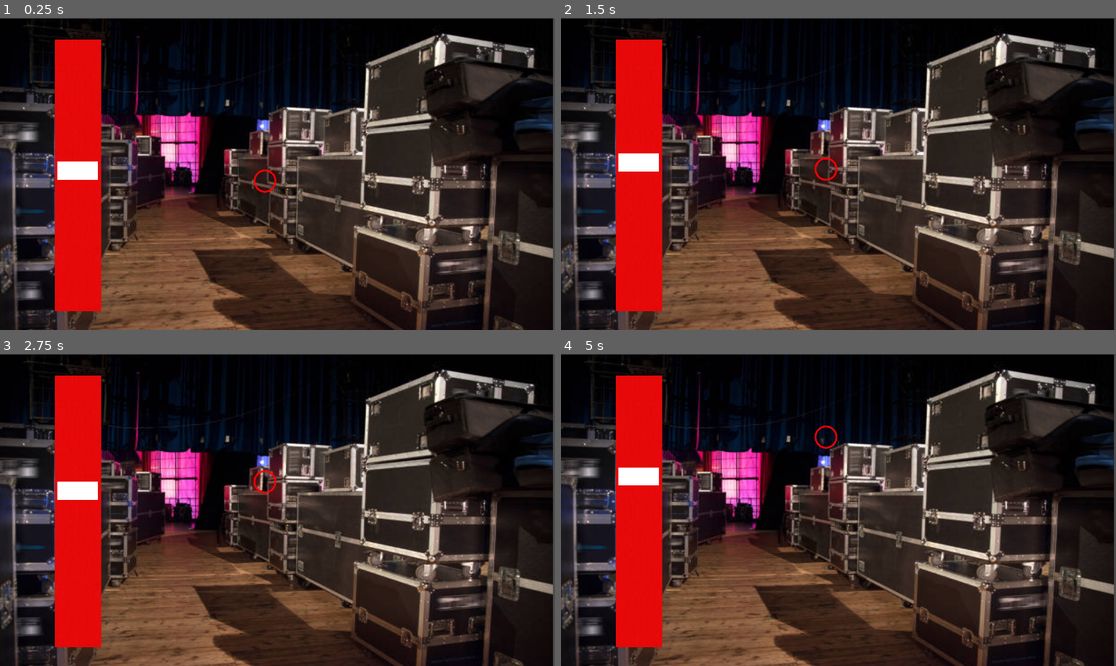
Above: before the commit, frames 1-4 (two rows, left to right).
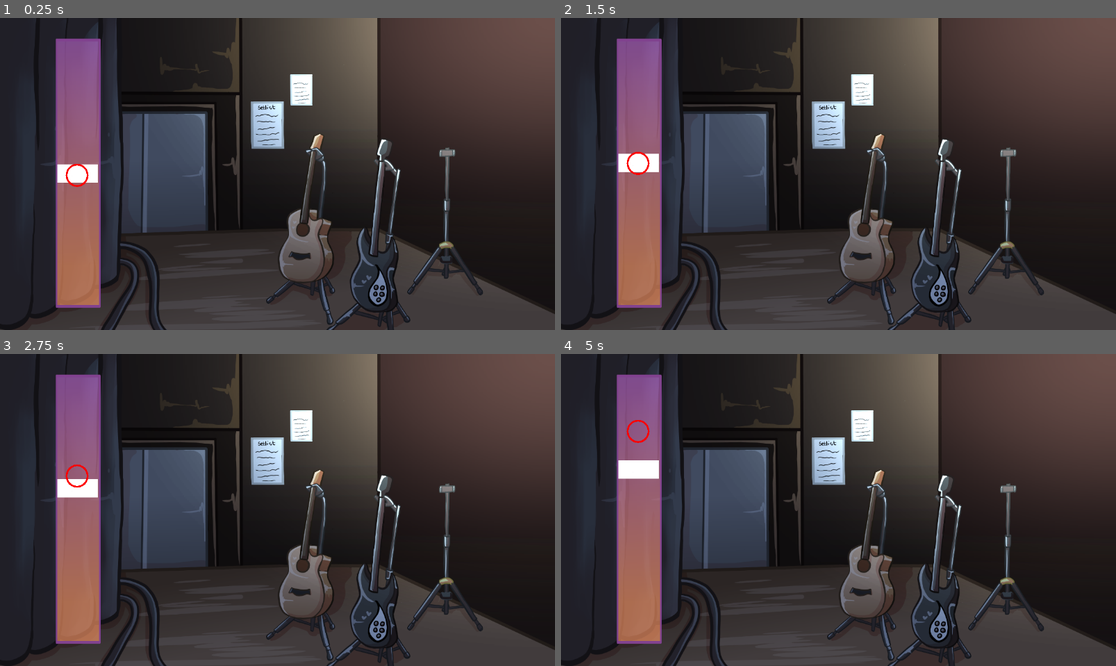
Above: after the commit, the same moments.

Repository: authenticBloodshed/RecklessRoadie
Game: Godot game, scene res://Minigame.tscn
The game is run twice, just before and just after one commit, with the same random seed, the same clock (stepped at 60 frames per second) and the same inputs.
Inputs (mouse positions are in pixels of both pictures, inside the frame that each line leads up to):
- Up to frame 1 (0.25 s): no input
- Up to frame 2 (1.5 s): move the mouse to (960, 158) at 0.52 s; click (960, 158) at 0.77 s; move the mouse to (727, 189) at 1.27 s
- Up to frame 3 (2.75 s): click (166, 525) at 1.52 s; move the mouse to (333, 441) at 2.02 s
- Up to frame 4 (5 s): move the mouse to (810, 572) at 2.77 s; click (810, 572) at 3.02 s; move the mouse to (1005, 556) at 3.52 s; click (1005, 556) at 3.77 s; move the mouse to (672, 463) at 4.27 s; click (672, 463) at 4.52 s

The runs differ from the first frame. In frame 1, 74% of the frame differs, in the area x 0-100%, y 0-100%; in frame 2, 74%; in frame 3, 74%; in frame 4, 74%.

Commit message:
replaced placeholder assets, tweaked code

Diff:
--- a/Introduction To Godot/Minigame.tscn
+++ b/Introduction To Godot/Minigame.tscn
@@ -1,34 +1,58 @@
-[gd_scene load_steps=10 format=3 uid="uid://b8lg3dxh6xjmh"]
+[gd_scene load_steps=11 format=3 uid="uid://b8lg3dxh6xjmh"]
 
-[ext_resource type="Texture2D" uid="uid://nafkjj5m1h7q" path="res://backstage.jpg" id="1_jss84"]
+[ext_resource type="Texture2D" uid="uid://dyrsifpib1p31" path="res://backstagedarknoguitar.png" id="1_xg5x0"]
 [ext_resource type="Script" path="res://Player.gd" id="2_l1et3"]
 [ext_resource type="Texture2D" uid="uid://dpted78kifhjw" path="res://pngimg.com - circle_PNG49.png" id="2_o50nc"]
-[ext_resource type="Texture2D" uid="uid://bsgigqcxnjcoq" path="res://red square.jpg" id="4_12hys"]
 [ext_resource type="Texture2D" uid="uid://bbew7vrtkuahg" path="res://square.png" id="4_baiss"]
 [ext_resource type="Script" path="res://Target.gd" id="5_l3ho7"]
+[ext_resource type="Texture2D" uid="uid://bc0kpcm4syh5g" path="res://luz_png__1__by_martismiler_d5u57b9-fullview.png" id="7_k8dnp"]
+[ext_resource type="Texture2D" uid="uid://b1i2o8gnpc3ts" path="res://bar.png" id="8_jl3x0"]
+
+[sub_resource type="OccluderPolygon2D" id="OccluderPolygon2D_elyw1"]
+polygon = PackedVector2Array(-150.002, -84.2262, -150.002, -74.1071, -150.002, -57.4405, -150.002, -34.2262, -150.002, -4.16667, -150.002, 17.8571, -150.002, 39.5833, -150.002, 72.619, -150.002, 83.9286, 146.877, 83.9286, 150.002, 83.9286, 150.002, 78.5714, 150.002, 70.5357, 150.002, 63.9881, 150.002, 55.3571, 150.002, 46.7262, 150.002, 37.5, 150.002, 31.5476, 150.002, 22.0238, 150.002, 13.3929, 150.002, 4.7619, 150.002, -3.57143, 150.002, -17.2619, 150.002, -27.6786, 150.002, -37.7976, 150.002, -48.2143, 150.002, -56.25, 150.002, -66.6667, 150.002, -76.4881, 150.002, -83.9286, -3.12506, -83.9286, -121.877, -83.9286)
+
+[sub_resource type="RectangleShape2D" id="RectangleShape2D_m5cec"]
+size = Vector2(198.89, 200.671)
 
 [sub_resource type="CircleShape2D" id="CircleShape2D_tedlw"]
 radius = 24.0
 
-[sub_resource type="RectangleShape2D" id="RectangleShape2D_5ppky"]
-size = Vector2(300.004, 2.85718)
-
-[sub_resource type="RectangleShape2D" id="RectangleShape2D_m5cec"]
-size = Vector2(198.89, 200.671)
-
 [node name="MinigameScene" type="Node2D"]
 
 [node name="Background" type="Sprite2D" parent="."]
-position = Vector2(579, 323)
-scale = Vector2(1.88562, 1.59314)
-texture = ExtResource("1_jss84")
+position = Vector2(584.5, 322.5)
+scale = Vector2(0.601563, 0.606482)
+texture = ExtResource("1_xg5x0")
 
 [node name="StaticBody2D" type="StaticBody2D" parent="Background"]
 
 [node name="CollisionShape2D" type="CollisionShape2D" parent="Background/StaticBody2D"]
 
+[node name="Bar" type="Sprite2D" parent="."]
+position = Vector2(170, 322)
+scale = Vector2(0.355957, 0.624677)
+texture = ExtResource("8_jl3x0")
+
+[node name="LightOccluder2D2" type="LightOccluder2D" parent="Bar"]
+position = Vector2(2.80933, 4.80243)
+scale = Vector2(0.89897, 5.37878)
+occluder = SubResource("OccluderPolygon2D_elyw1")
+
+[node name="Target" type="Sprite2D" parent="."]
+position = Vector2(169, 324)
+scale = Vector2(0.422343, 0.189364)
+texture = ExtResource("4_baiss")
+script = ExtResource("5_l3ho7")
+
+[node name="StaticBody2D" type="StaticBody2D" parent="Target"]
+
+[node name="CollisionShape2D" type="CollisionShape2D" parent="Target/StaticBody2D"]
+position = Vector2(3.05176e-05, 0)
+scale = Vector2(1.00423, 1.02802)
+shape = SubResource("RectangleShape2D_m5cec")
+
 [node name="Player" type="CharacterBody2D" parent="."]
-position = Vector2(557, 234)
+position = Vector2(167, 222)
 script = ExtResource("2_l1et3")
 
 [node name="Sprite2D" type="Sprite2D" parent="Player"]
@@ -43,31 +67,10 @@
 [node name="Camera2D" type="Camera2D" parent="."]
 position = Vector2(584, 321)
 
-[node name="Bar" type="Sprite2D" parent="."]
-position = Vector2(170, 324)
-scale = Vector2(0.319995, 3.36)
-texture = ExtResource("4_12hys")
-
-[node name="Area2D" type="Area2D" parent="Bar"]
-scale = Vector2(1, 1)
-
-[node name="CollisionTop" type="CollisionShape2D" parent="Bar/Area2D"]
-position = Vector2(-6.10352e-05, -82.7381)
-shape = SubResource("RectangleShape2D_5ppky")
-
-[node name="CollisionBottom" type="CollisionShape2D" parent="Bar/Area2D"]
-position = Vector2(-6.10352e-05, 82.4405)
-shape = SubResource("RectangleShape2D_5ppky")
-
-[node name="Target" type="Sprite2D" parent="."]
-position = Vector2(169, 317)
-scale = Vector2(0.422343, 0.189364)
-texture = ExtResource("4_baiss")
-script = ExtResource("5_l3ho7")
-
-[node name="StaticBody2D" type="StaticBody2D" parent="Target"]
-
-[node name="CollisionShape2D" type="CollisionShape2D" parent="Target/StaticBody2D"]
-position = Vector2(3.05176e-05, 0)
-scale = Vector2(1.00423, 1.02802)
-shape = SubResource("RectangleShape2D_m5cec")
+[node name="PointLight2D" type="PointLight2D" parent="."]
+position = Vector2(1103, -1)
+scale = Vector2(-0.968748, 0.655818)
+color = Color(1, 1, 0.737255, 1)
+energy = 7.98
+texture = ExtResource("7_k8dnp")
+texture_scale = 3.13
--- a/Introduction To Godot/Target.gd
+++ b/Introduction To Godot/Target.gd
@@ -1,6 +1,6 @@
 extends Sprite2D
 
-var random = Vector2(0, randf_range(-15, 15))
+var random = Vector2(0, randf_range(-20, 20))
 var motion = Vector2(0, -1)
 
 # Called when the node enters the scene tree for the first time.
@@ -13,5 +13,5 @@
 	# Applies motion
 	position += random * delta
 
-	if position.y > 583 or position.y < 65:
+	if position.y > 569 or position.y < 65:
 		random *= -1
Binary file added: Introduction To Godot/White-Circle.png
Not shown, added: Introduction To Godot/White-Circle.png.import
Binary file removed: Introduction To Godot/backstage.jpg
Binary file added: Introduction To Godot/backstagedarknoguitar.png
Not shown, changed: Introduction To Godot/backstagedarknoguitar.png.import
Binary file added: Introduction To Godot/backstagelightnoguitar.png
Not shown, added: Introduction To Godot/backstagelightnoguitar.png.import
Binary file added: Introduction To Godot/bar.png
Not shown, changed: Introduction To Godot/bar.png.import
Binary file added: Introduction To Godot/luz_png__1__by_martismiler_d5u57b9-fullview.png
Not shown, added: Introduction To Godot/luz_png__1__by_martismiler_d5u57b9-fullview.png.import
Binary file removed: Introduction To Godot/red square.jpg
